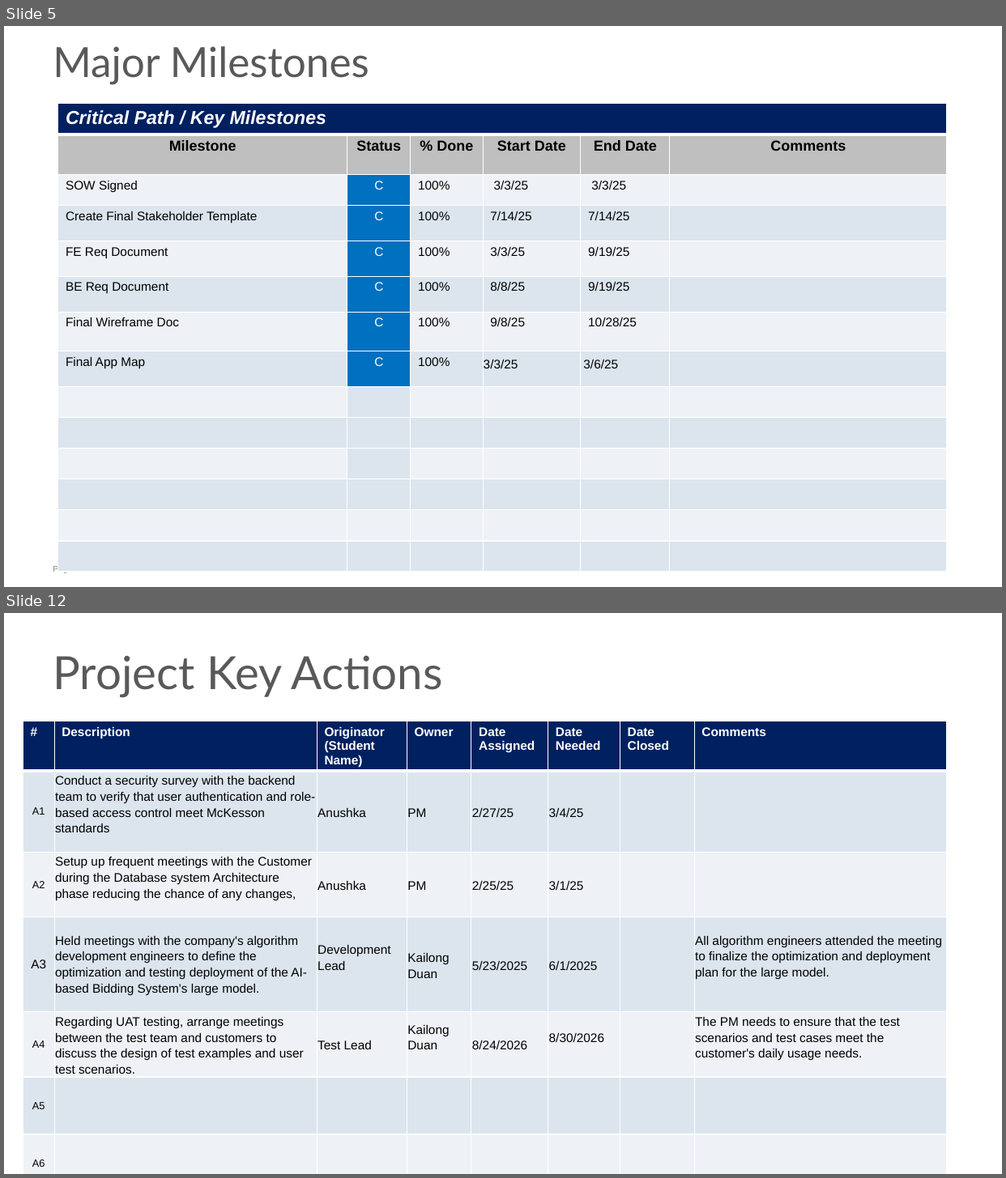
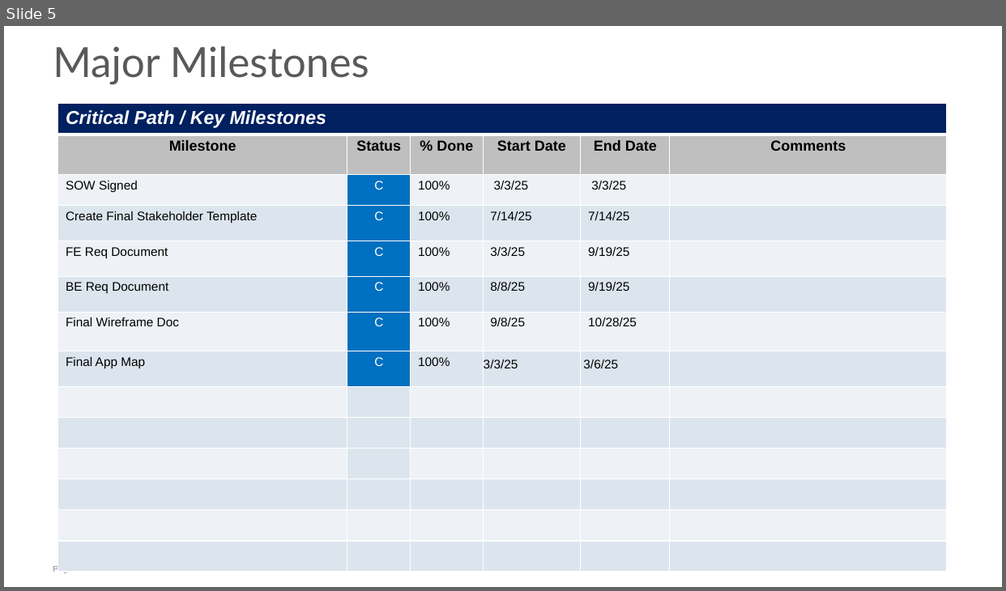
Before and after one commit to dkl520/cs7315_project, a slide deck: 4/group2 - pro4.pptx. Shown one above the other, each under a label of ours: slides 5 and 12 before the commit, slide 5 after it; the slides between them are not shown. The pictures are 1006x1178 and 1006x591 pixels, drawn with LibreOffice and Linux fonts; fonts in the diff are those of the drawing. Boxes give left, top, right and bottom in pixels: in the first picture for what was removed or moved away, otherwise in the second. Text is boxed around its words. In the diff, an @@ line names an element or a change of style, - is before the commit and + after.

```diff
--- a/4/group2 - pro4.pptx
+++ b/4/group2 - pro4.pptx
@@ slide 12 removed at (x1=4, y1=613, x2=1002, y2=1174), background #FFFFFF @@
@@ title removed at (x1=53, y1=655, x2=443, y2=697) @@
-Project Key Actions
@@ table removed at (x1=23, y1=722, x2=947, y2=1174), 7 rows, 8 columns @@
-# | Description | Originator / (Student Name) | Owner | Date Assigned | Date Needed | Date Closed | Comments
-A1 | Conduct a security survey with the backend team to verify that user authentication and role-based access control meet McKesson standards | Anushka | PM | 2/27/25 | 3/4/25 |  | 
-A2 | Setup up frequent meetings with the Customer during the Database system Architecture phase reducing the chance of any changes, | Anushka | PM | 2/25/25 | 3/1/25 |  | 
-A3 | Held meetings with the company's algorithm development engineers to define the optimization and testing deployment of the AI-based Bidding System's large model. | Development Lead | Kailong Duan | 5/23/2025 | 6/1/2025 |  | All algorithm engineers attended the meeting to finalize the optimization and deployment plan for the large model.
-A4 | Regarding UAT testing, arrange meetings between the test team and customers to discuss the design of test examples and user test scenarios. | Test Lead | Kailong Duan | 8/24/2026 | 8/30/2026 |  | The PM needs to ensure that the test scenarios and test cases meet the customer's daily usage needs.
-A5 |  |  |  |  |  |  | 
-A6 |  |  |  |  |  |  | 
```
Also in this commit, not shown: 7 slides changed, 5 other slides removed, 1 other file.
